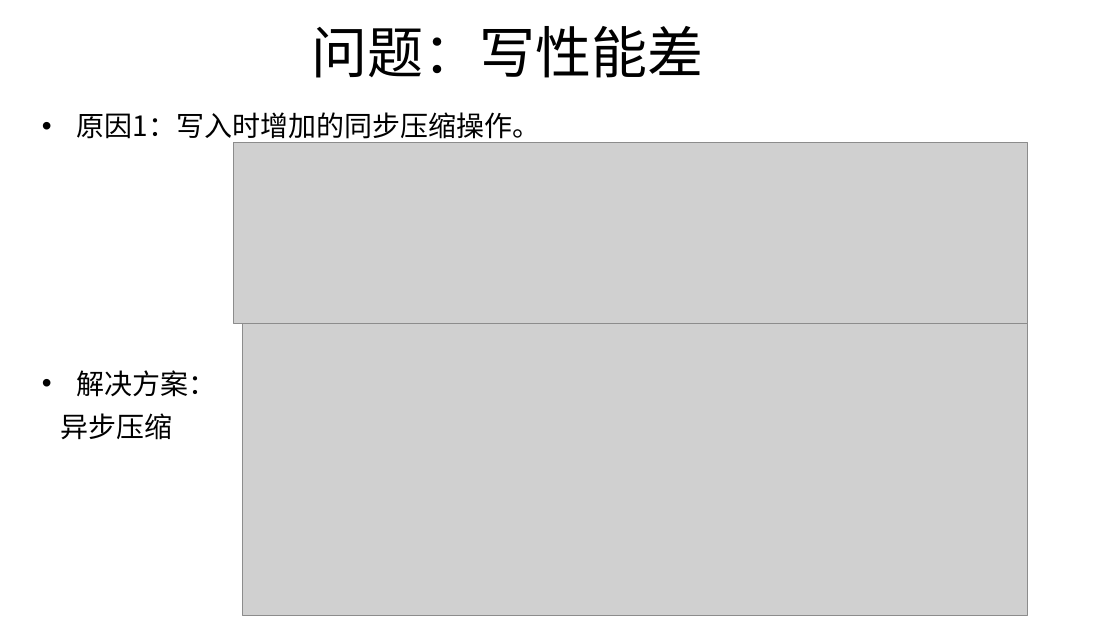
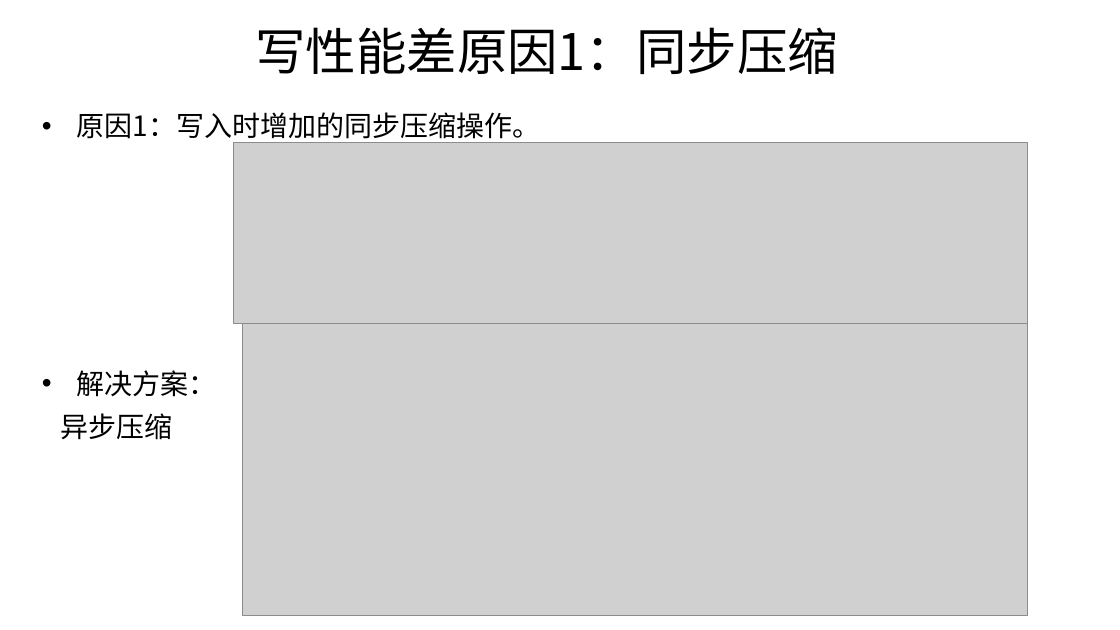
Before and after one commit to wisehead/techblog, a slide deck: slide 8 of database/MySQL/DTCC2019/DTCC2019_V0.14.pptx. Drawn at 1120x630 pixels with LibreOffice and Linux fonts; fonts in the diff are those of the drawing; grey boxes stand for pictures; background and template pictures are left out. Boxes give left, top, right and bottom in pixels: in the first picture for what was removed or moved away, otherwise in the second. Text is boxed around its words. In the diff, an @@ line names an element or a change of style, - is before the commit and + after.

```diff
--- a/database/MySQL/DTCC2019/DTCC2019_V0.14.pptx
+++ b/database/MySQL/DTCC2019/DTCC2019_V0.14.pptx
@@ title at [256,27,838,74]: text changed; size 36 to 32.4 pt @@
-问题：写性能差
+写性能差原因1：同步压缩
```
Also in this commit, not shown: 2 other slides changed, 1 slide added.
